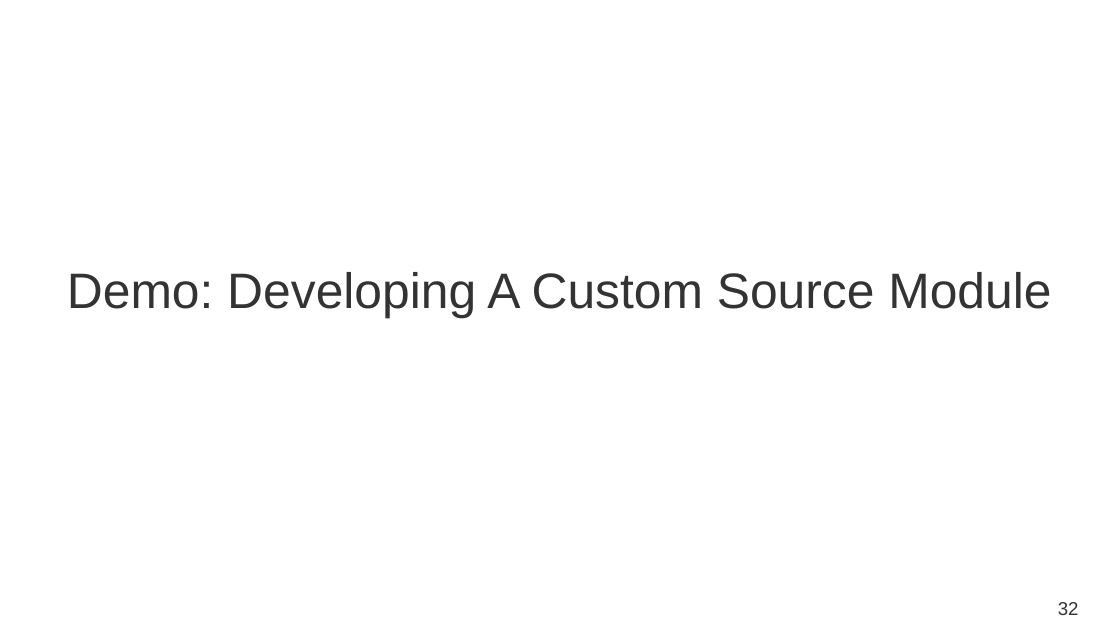
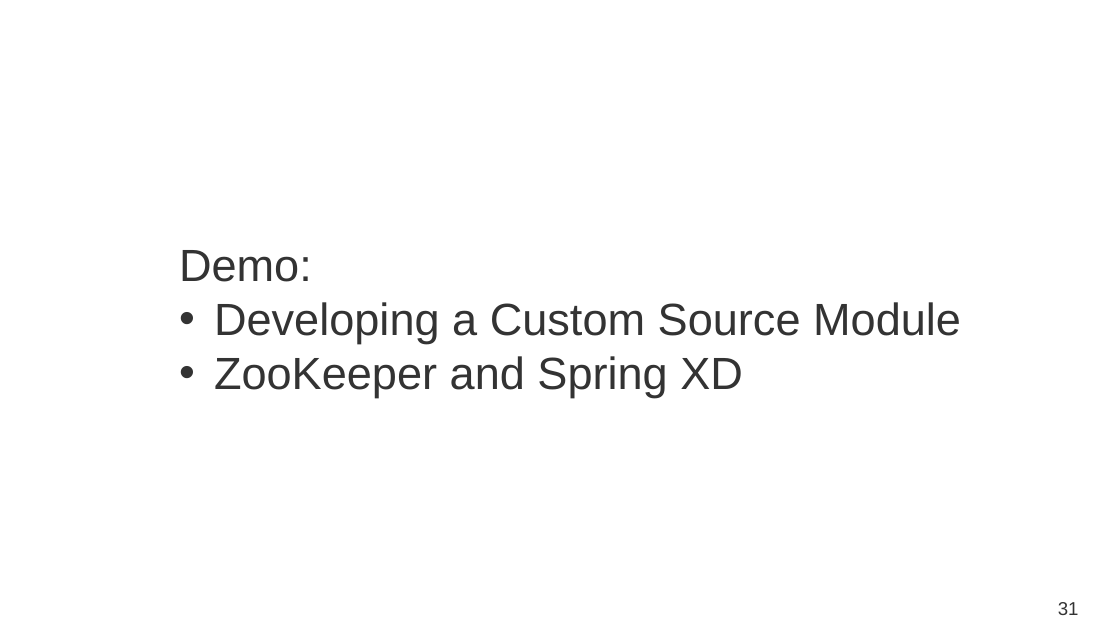
Before and after one commit to SpringOne2GX-2014/Spring-XD-Internals, a slide deck: slide 31 of Spring-XD-Internals-A-Guided-Tour.pptx (slide 32 before the commit). Drawn at 1120x630 pixels with LibreOffice and Linux fonts; fonts in the diff are those of the drawing; background and template pictures are left out. Boxes give left, top, right and bottom in pixels: in the first picture for what was removed or moved away, otherwise in the second. Text is boxed around its words. In the diff, an @@ line names an element or a change of style, - is before the commit and + after.

Commit message:
Tweaked demo slides

```diff
--- a/Spring-XD-Internals-A-Guided-Tour.pptx
+++ b/Spring-XD-Internals-A-Guided-Tour.pptx
@@ text "Demo:" at box(179, 250, 961, 398): vertical alignment middle to top @@
@@ text at box(179, 250, 961, 398): text changed; size 32 to 29 pt @@
-Demo: Developing A Custom Source Module
+Demo:
+• Developing a Custom Source Module
+• ZooKeeper and Spring XD
@@ page number at box(1058, 602, 1079, 615): text changed @@
-32
+31
```
Also in this commit, not shown: 1 slide removed.
